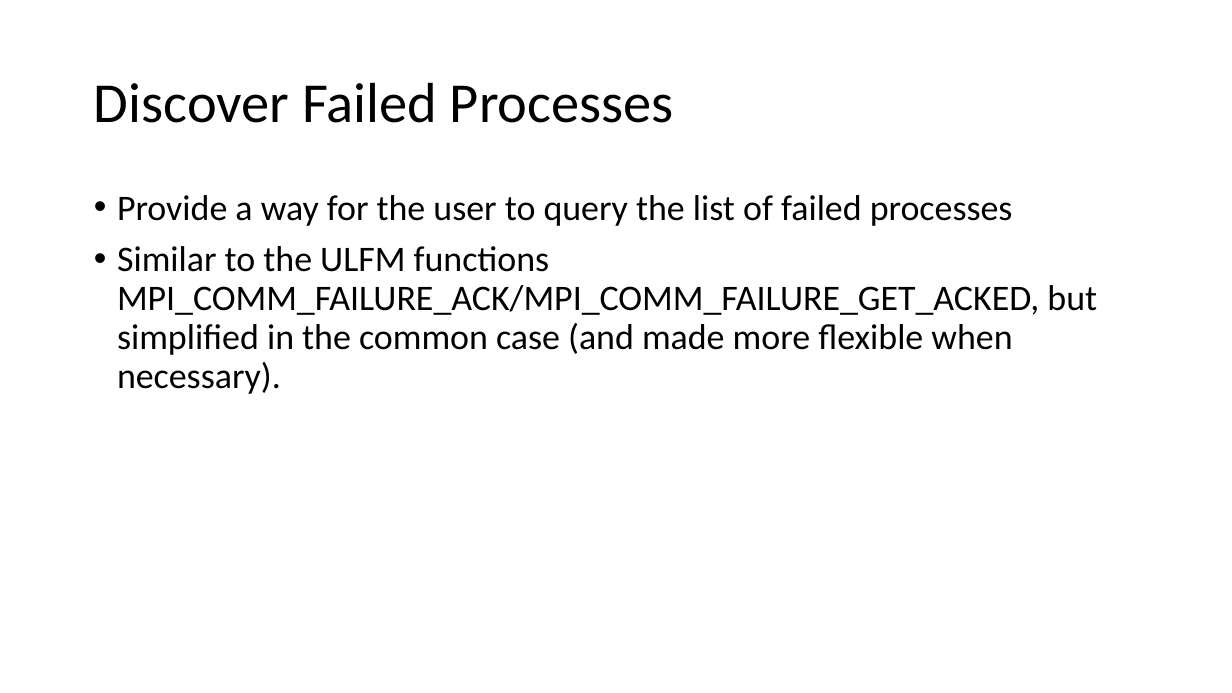
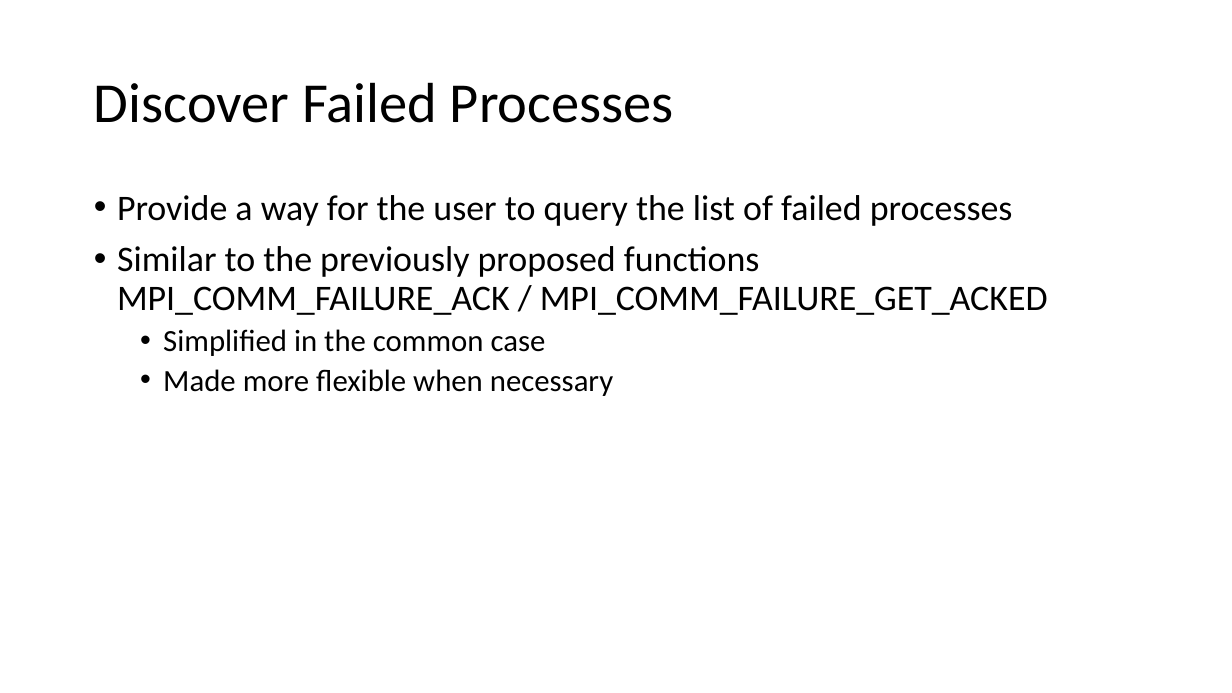
Before and after one commit to mpi-forum/mpi-forum.github.io, a slide deck: slide 9 of slides/2019/05/2019-05-31-FTWG-Update.pptx. Drawn at 1232x693 pixels with LibreOffice and Linux fonts; fonts in the diff are those of the drawing. Boxes give left, top, right and bottom in pixels: in the first picture for what was removed or moved away, otherwise in the second. Text is boxed around its words. In the diff, an @@ line names an element or a change of style, - is before the commit and + after.

```diff
--- a/slides/2019/05/2019-05-31-FTWG-Update.pptx
+++ b/slides/2019/05/2019-05-31-FTWG-Update.pptx
@@ text at box(117, 246, 1048, 396): text changed @@
-• Similar to the ULFM functions MPI_COMM_FAILURE_ACK/MPI_COMM_FAILURE_GET_ACKED, but simplified in the common case (and made more flexible when necessary).
+• Similar to the previously proposed functions MPI_COMM_FAILURE_ACK / MPI_COMM_FAILURE_GET_ACKED
+  • Simplified in the common case
+  • Made more flexible when necessary
```
Also in this commit, not shown: 6 other slides changed.
